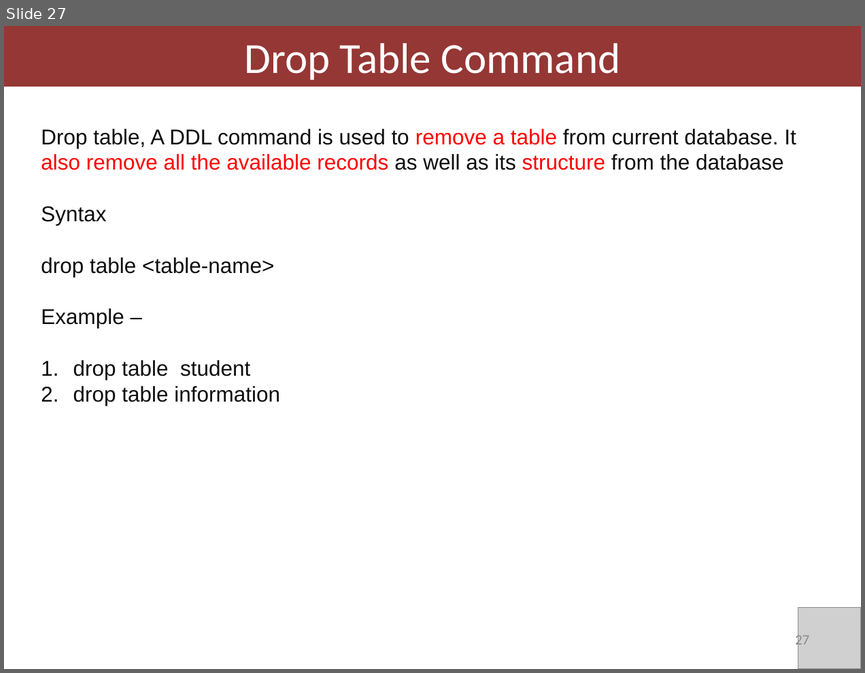
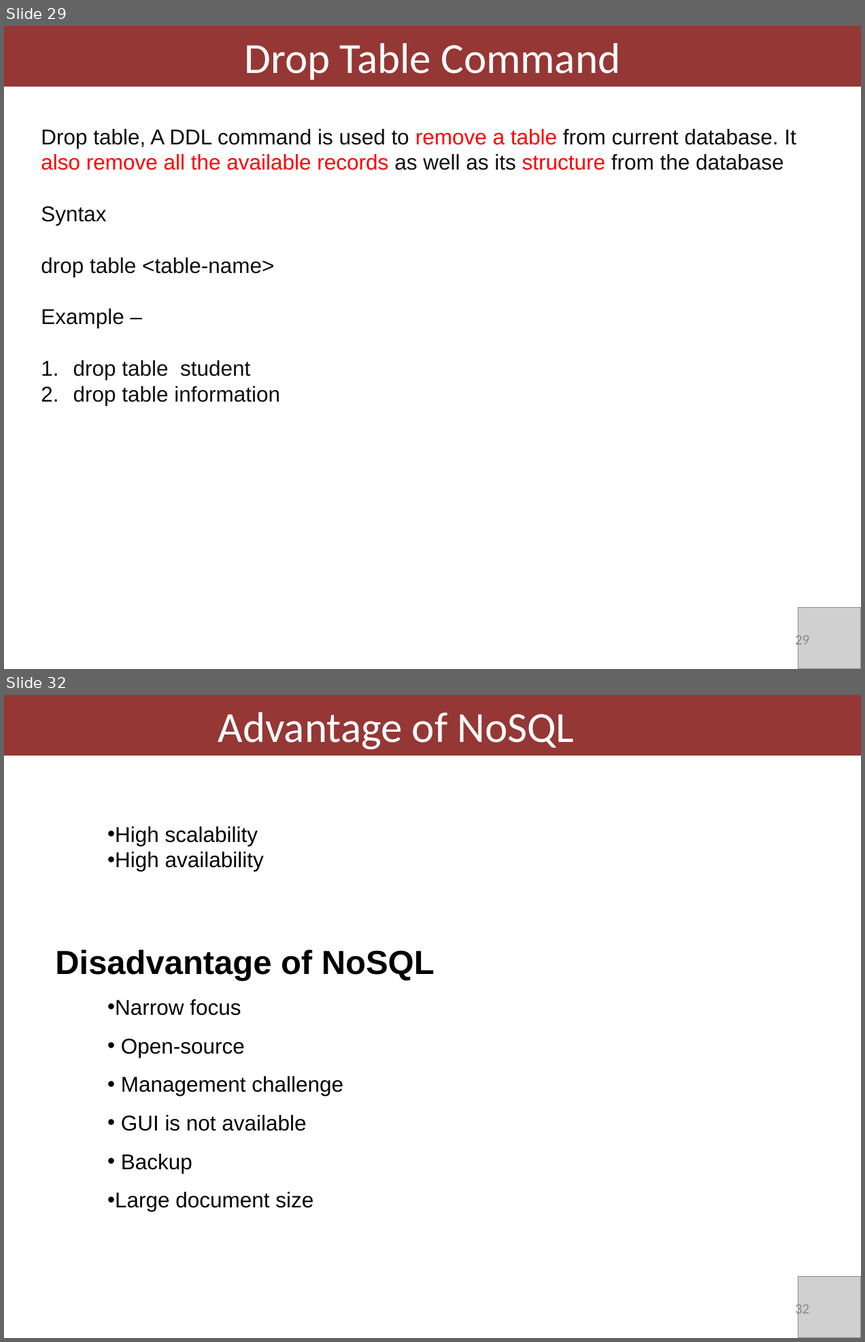
Before and after one commit to davcpscn/XI, a slide deck: Presentations/SQL.pptx. Shown one above the other, each under a label of ours: slide 27 before the commit, slides 29 and 32 after it; the slides between them are not shown. The pictures are 865x673 and 865x1342 pixels, drawn with LibreOffice and Linux fonts; fonts in the diff are those of the drawing; grey boxes stand for pictures. Boxes give left, top, right and bottom in pixels: in the first picture for what was removed or moved away, otherwise in the second. Text is boxed around its words. In the diff, an @@ line names an element or a change of style, - is before the commit and + after.

```diff
--- a/Presentations/SQL.pptx
+++ b/Presentations/SQL.pptx
@@ slide 32 added at <box>4,695,861,1338</box>, background #FFFFFF @@
@@ rectangle added at <box>4,695,861,756</box>, fill #953735, 36 pt, text #FFFFFF @@
+Advantage of NoSQL
@@ text added at <box>107,826,264,872</box>, 18 pt, text #000000 @@
+• High scalability
+• High availability
@@ text added at <box>55,949,434,1212</box>, 18 pt, text #000000 @@
+Disadvantage of NoSQL
+• Narrow focus
+• Open-source
+• Management challenge
+• GUI is not available
+• Backup
+• Large document size
@@ picture added at <box>798,1276,861,1338</box> @@
@@ page number added at <box>795,1301,809,1317</box>, 12 pt, text #8C8C8C @@
+32
@@ what was slide 27 is now slide 29 @@
@@ page number at <box>795,632,809,648</box>: text changed @@
-27
+29
```
Also in this commit, not shown: 1 slide changed, 4 other slides added, 4 other files.
